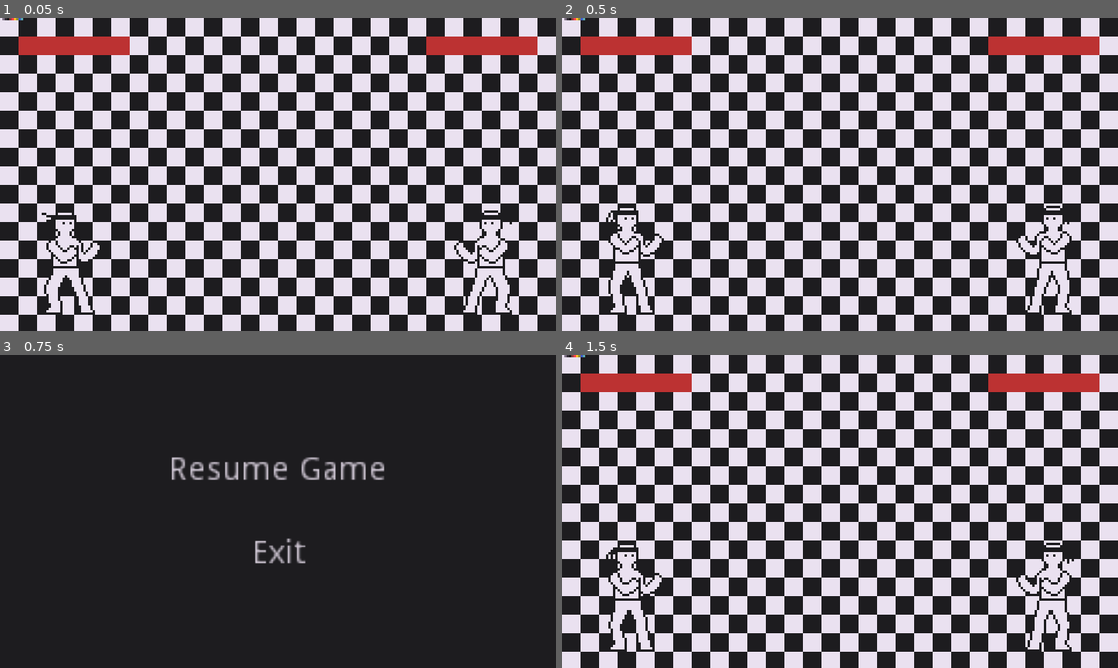
Above: before the commit, frames 1-4 (two rows, left to right).
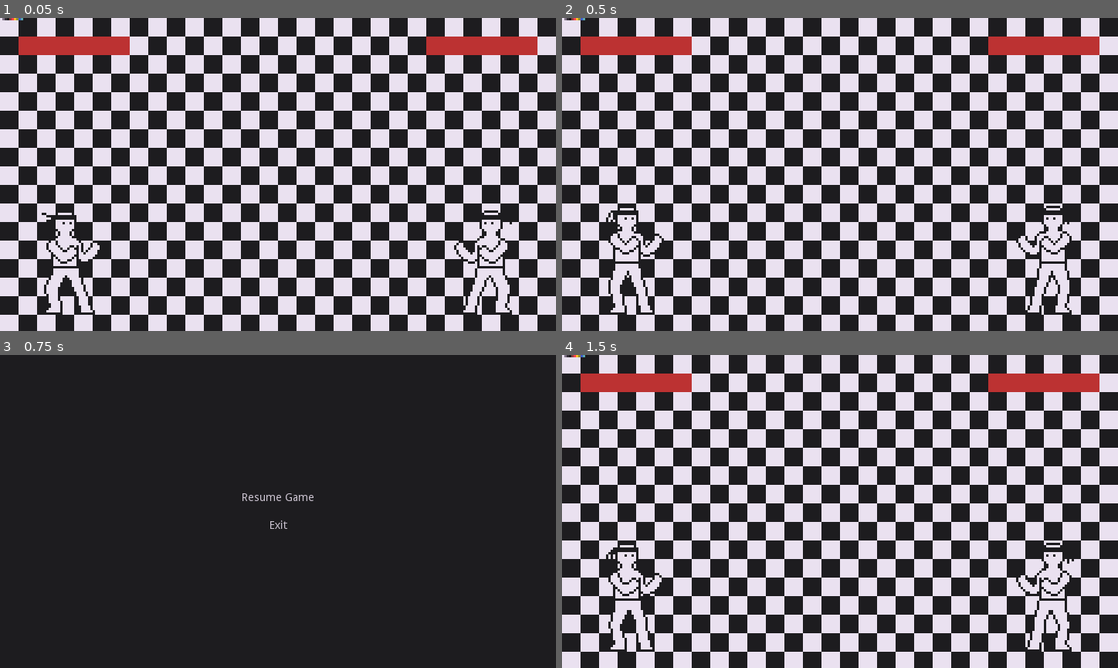
Above: after the commit, the same moments.

Repository: PixelDud/LTRO-1-Game
Game: Godot game, scene res://Scenes/main.tscn
The game is run twice, just before and just after one commit, with the same random seed, the same clock (stepped at 60 frames per second) and the same inputs.
Inputs:
- Up to frame 1 (0.05 s): no input
- Up to frame 2 (0.5 s): no input
- Up to frame 3 (0.75 s): hold C (p1Start) from 0.53 s (still down)
- Up to frame 4 (1.5 s): release C (p1Start) at 1.25 s; click "Resume Game" at 1.25 s

Frames 1-2 are identical in both runs. In frame 3, 1.7% of the frame differs, in the area x 30-70%, y 32-67%; in frame 4, nothing differs.

Commit message:
Scaling
Scaled window up by 3x and began using a viewport.

Diff:
--- a/Scenes/main.tscn
+++ b/Scenes/main.tscn
@@ -9,20 +9,30 @@
 [sub_resource type="StyleBoxFlat" id=2]
 bg_color = Color( 0.737255, 0.196078, 0.196078, 1 )
 
+[sub_resource type="ViewportTexture" id=3]
+viewport_path = NodePath("Viewport")
+
 [node name="World" type="Node2D"]
 
-[node name="Background" type="Sprite" parent="."]
+[node name="Viewport" type="Viewport" parent="."]
+size = Vector2( 240, 135 )
+handle_input_locally = false
+disable_3d = true
+usage = 0
+render_target_v_flip = true
+
+[node name="Background" type="Sprite" parent="Viewport"]
 texture = ExtResource( 2 )
 centered = false
 
-[node name="hitBoxTesting" type="Area2D" parent="."]
+[node name="hitBoxTesting" type="Area2D" parent="Viewport"]
 position = Vector2( 120.609, 110.1 )
 
-[node name="hitBox" type="CollisionShape2D" parent="hitBoxTesting"]
+[node name="hitBox" type="CollisionShape2D" parent="Viewport/hitBoxTesting"]
 position = Vector2( -0.609001, -6.1 )
 shape = SubResource( 1 )
 
-[node name="p1Health" type="ProgressBar" parent="."]
+[node name="p1Health" type="ProgressBar" parent="Viewport"]
 margin_left = 8.0
 margin_top = 8.0
 margin_right = 56.0
@@ -33,7 +43,7 @@
 "_edit_use_anchors_": false
 }
 
-[node name="p2Health" type="ProgressBar" parent="."]
+[node name="p2Health" type="ProgressBar" parent="Viewport"]
 margin_left = 184.0
 margin_top = 8.0
 margin_right = 232.0
@@ -44,18 +54,28 @@
 "_edit_use_anchors_": false
 }
 
-[node name="Border" type="StaticBody2D" parent="."]
+[node name="Border" type="StaticBody2D" parent="Viewport"]
 
-[node name="Collision" type="CollisionPolygon2D" parent="Border"]
+[node name="Collision" type="CollisionPolygon2D" parent="Viewport/Border"]
 polygon = PoolVector2Array( 0, 0, 0, 136, 240, 136, 240, 0, 0, 0, -8, -8, 248, -8, 248, 144, -8, 144, -8, -8 )
 
-[node name="Player" parent="." instance=ExtResource( 1 )]
+[node name="Player" parent="Viewport" instance=ExtResource( 1 )]
 position = Vector2( 32, 104 )
 playerNumber = 1
 
-[node name="Player2" parent="." instance=ExtResource( 1 )]
+[node name="Player2" parent="Viewport" instance=ExtResource( 1 )]
 position = Vector2( 208, 104 )
 flipSprite = true
 playerNumber = 2
 
+[node name="TextureRect" type="TextureRect" parent="."]
+margin_right = 720.0
+margin_bottom = 405.0
+texture = SubResource( 3 )
+expand = true
+stretch_mode = 5
+__meta__ = {
+"_edit_use_anchors_": false
+}
+
 [node name="Pause Menu" parent="." instance=ExtResource( 3 )]
--- a/project.godot
+++ b/project.godot
@@ -21,8 +21,8 @@
 
 [display]
 
-window/size/width=240
-window/size/height=135
+window/size/width=720
+window/size/height=405
 window/stretch/mode="2d"
 window/stretch/aspect="keep"
 
Not shown: 1 places in Scenes/main.tscn that only renumber resources
